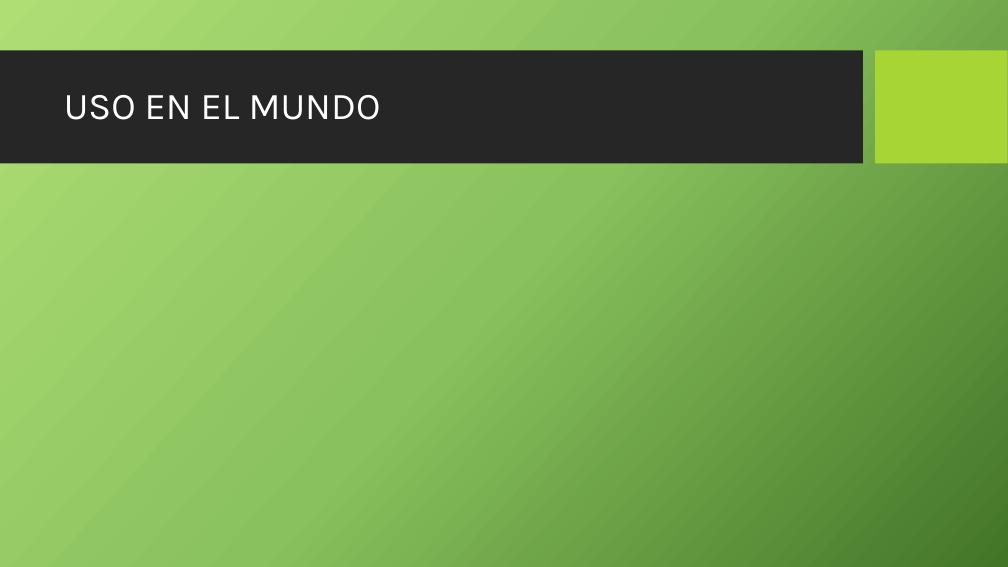
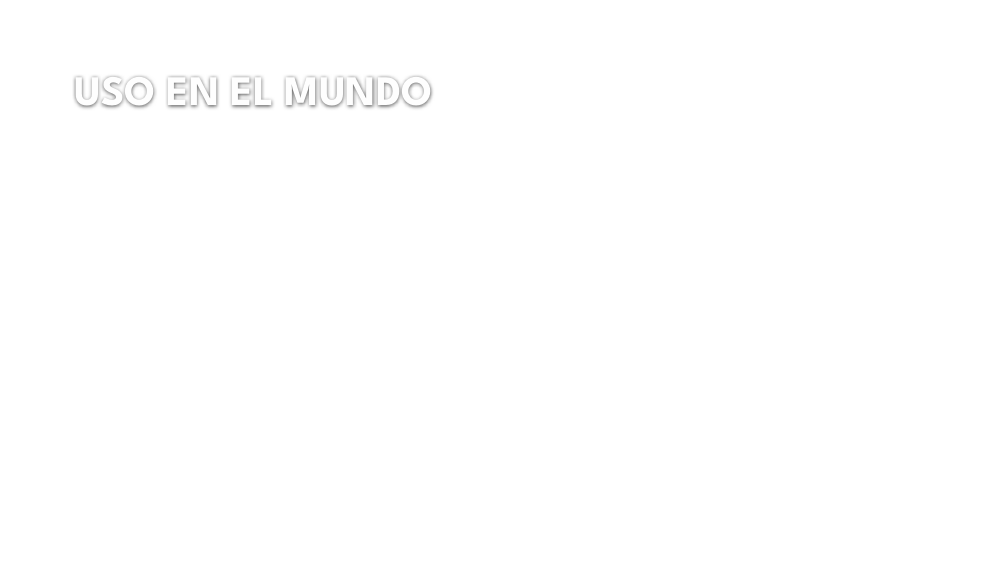
Before and after one commit to ppizarror/proyecto-CI6501, a slide deck: slide 10 of SISTEMAS CONSTRUCTIVOS EN ALBAÑILERIÁ.pptx (slide 9 before the commit). Drawn at 1008x567 pixels with LibreOffice and Linux fonts; fonts in the diff are those of the drawing; background and template pictures are left out. Boxes give left, top, right and bottom in pixels: in the first picture for what was removed or moved away, otherwise in the second. Text is boxed around its words. In the diff, an @@ line names an element or a change of style, - is before the commit and + after.

```diff
--- a/SISTEMAS CONSTRUCTIVOS EN ALBAÑILERIÁ.pptx
+++ b/SISTEMAS CONSTRUCTIVOS EN ALBAÑILERIÁ.pptx
@@ background picture (left out) to #FFFFFF @@
@@ rectangle removed at (0,51,863,164) @@
@@ title "USO EN EL MUNDO": place and size @@
-title "USO EN EL MUNDO" at (64,95,381,120)
+title "USO EN EL MUNDO" at (75,76,433,108)
@@ title "USO EN EL MUNDO" at (75,76,433,108): size 36 to 40 pt, font Karla to League Spartan, text colour #FFFFFF to #FEFEFE, bold on; line spacing 0.9 to 1; vertical alignment middle to bottom @@
@@ rectangle removed at (876,51,1008,164) @@
```
Also in this commit, not shown: 11 other slides changed, 2 slides added, 1 slide removed.
